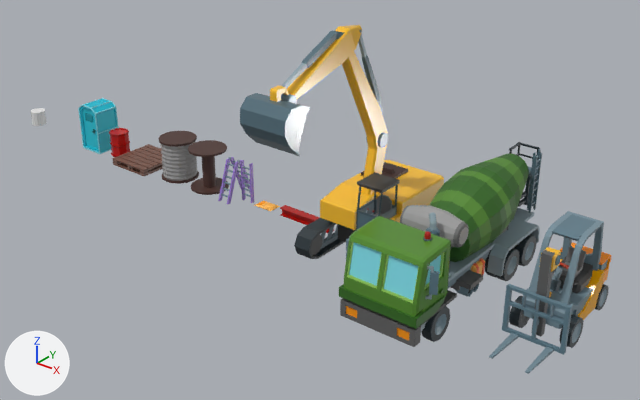
The Blender file Blender/Levels/Props.blend: old version first, new version second.
One viewpoint serves both versions: a 50 mm camera at (10.69, -6.87, 4.6) aimed at (5.15, 0.05, 0.31). The axes (+X, +Y, +Z) are drawn at lower left. The lights are the same throughout.

The scene before the commit, as lines of its bpy script (objects in view):
```python
me_cube_002 = bpy.data.meshes.new('Cube.002')
me_cube_002.from_pydata(...)  # 2934 vertices, 2563 faces; spans x -0.49..0.48, y -1.48..1.27, z -0.01..1.14
# faces by material slot: [1642, 921]
me_cube_002.materials.append(mat_m_material)  # picture img_m_material_png_001
me_cube_002.materials.append(mat_m_material_shiny)  # picture img_m_material_png_001
me_cylinder_001 = bpy.data.meshes.new('Cylinder.001')
me_cylinder_001.from_pydata(...)  # 560 vertices, 388 faces; spans x -0.18..0.18, y -0.18..0.18, z 0.0..0.4
# faces by material slot: [100, 288]
me_cylinder_001.materials.append(mat_m_material)  # picture img_m_material_png_001
me_cylinder_001.materials.append(mat_m_material_shiny)  # picture img_m_material_png_001
me_cylinder_003 = bpy.data.meshes.new('Cylinder.003')
me_cylinder_003.from_pydata(...)  # a 16-sided cylinder along z spanning x -0.1..0.1, y -0.1..0.1, z 0.0..0.2
ob_p_cementmixer = bpy.data.objects.new('p_CementMixer', me_cylinder_003)
ob_p_cementmixer.location = (0.0, 0.0, 0.0)
ob_p_cementtruck = bpy.data.objects.new('p_CementTruck', me_cube_002)
ob_p_cementtruck.location = (7.0, 0.0, 0.0)
ob_p_steelcoil_2 = bpy.data.objects.new('p_SteelCoil_2', me_cylinder_001)
ob_p_steelcoil_2.location = (2.94, 0.0, 0.0)
ob_p_steelcoil_2.scale = (1.3, 1.3, 1.3)
# also in view: 'p_Excavator' at (5.91, -0.45, 1.25); 'p_Forklift' at (8.07, -0.25, 0.47); 'p_WoodenPallet' at (2.3, 0.01, 0.04); 'p_PortableToilet' at (1.4, 0.0, 0.31); 'p_SteelCoil_1' at (3.46, 0.0, 0.26)
```
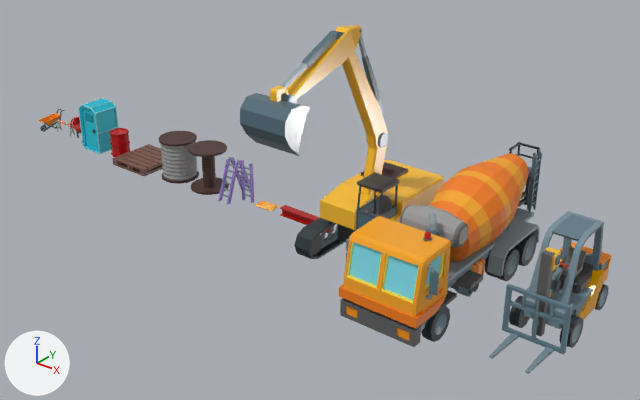
The newer file is also turned or shifted as a whole; pictures and numbers use the older file's frame.

Boxes (x1, y1, x2, y2) around the edits, measured in the pictures (640 x 400 px):
'p_CementMixer', reshaped
    before: (31, 108, 47, 126)
    after: (70, 117, 83, 144)
'p_Wheelbarrow', added
    after: (38, 109, 65, 132)
    faces in mat_m_material (picture img_m_material_png_001): (38, 113, 61, 132)
'p_Barricade_1', added
    after: (57, 119, 75, 137)
part 1 of me_cube_002, surface changed (green to orange)
    both: (339, 153, 529, 329)
part 2 of me_cylinder_003, added
    after: (70, 117, 83, 144)
part 3 of me_cylinder_003, deleted
    before: (31, 108, 47, 126)

What changed in the scene script:
```text
Change me_cube_002:
    where me_cube_002.from_pydata(...)  # 2934 vertices, 2563 faces; spans x -0.49..0.48, y -1.48..1.27, z -0.01..1.14
    used by ob_p_cementtruck; location = (7.0, 0.0, 0.0)
    me_cube_002 part 1: texture (UV) coordinates of 444 of 2563 faces, centred in x -0.41..0.41, y -1.48..1.27, z 0.37..1.12, changed; they spanned u 0.26..0.96, v 0.46..0.49 and now span u 0.26..0.96, v 0.36..0.39
Change me_cylinder_003:
    used by ob_p_cementmixer; location = (0.0, 0.0, 0.0)
    remove me_cylinder_003.from_pydata(...)  # 32 vertices, 18 faces; spans x -0.1..0.1, y -0.1..0.1, z 0.0..0.2
    add me_cylinder_003.from_pydata(...)  # 556 vertices, 508 faces; spans x 0.846..1.135, y -0.122..0.11, z 0.0..0.345
    me_cylinder_003 part 2: 556 vertices added at x 0.846..1.135, y -0.122..0.11, z 0.0..0.345
    me_cylinder_003 part 3: 32 vertices removed from x -0.1..0.1, y -0.1..0.1, z 0.0..0.2
    add me_cylinder_003.materials.append(mat_m_material)  # picture img_m_material_png_001
    add me_cylinder_003.materials.append(mat_m_material_shiny)  # picture img_m_material_png_001
Add me_cube_010:
    me_cube_010.from_pydata(...)  # 196 vertices, 178 faces; spans x -0.072..0.072, y -0.182..0.224, z -0.002..0.235
    # faces by material slot: [80, 98]
    me_cube_010.materials.append(mat_m_material)  # picture img_m_material_png_001
    me_cube_010.materials.append(mat_m_material_shiny)  # picture img_m_material_png_001
Add me_cube_009:
    me_cube_009.from_pydata(...)  # 112 vertices, 110 faces; spans x -0.14..0.17, y -0.04..0.04, z 0.0..0.18
    me_cube_009.materials.append(mat_m_material)  # picture img_m_material_png_001
Add ob_p_wheelbarrow:
    ob_p_wheelbarrow = bpy.data.objects.new('p_Wheelbarrow', me_cube_010)
    ob_p_wheelbarrow.location = (0.3, 0.0, 0.0)
Add ob_p_barricade_1:
    ob_p_barricade_1 = bpy.data.objects.new('p_Barricade_1', me_cube_009)
    ob_p_barricade_1.location = (0.6, 0.0, 0.0)
```
